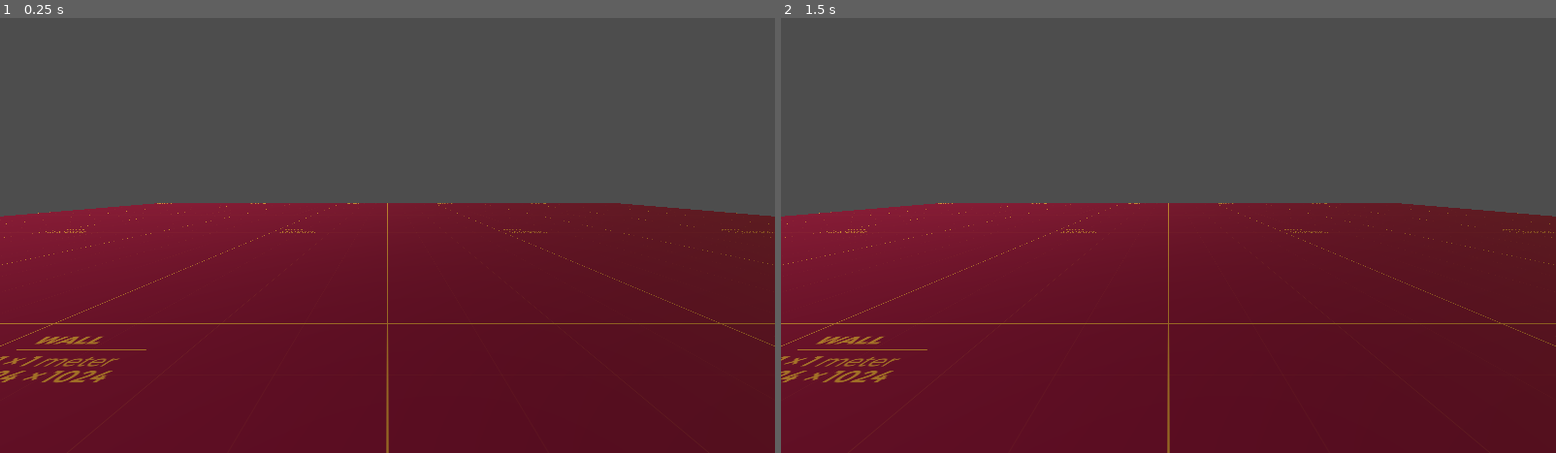
Above: before the commit, frames 1-2 (left to right).
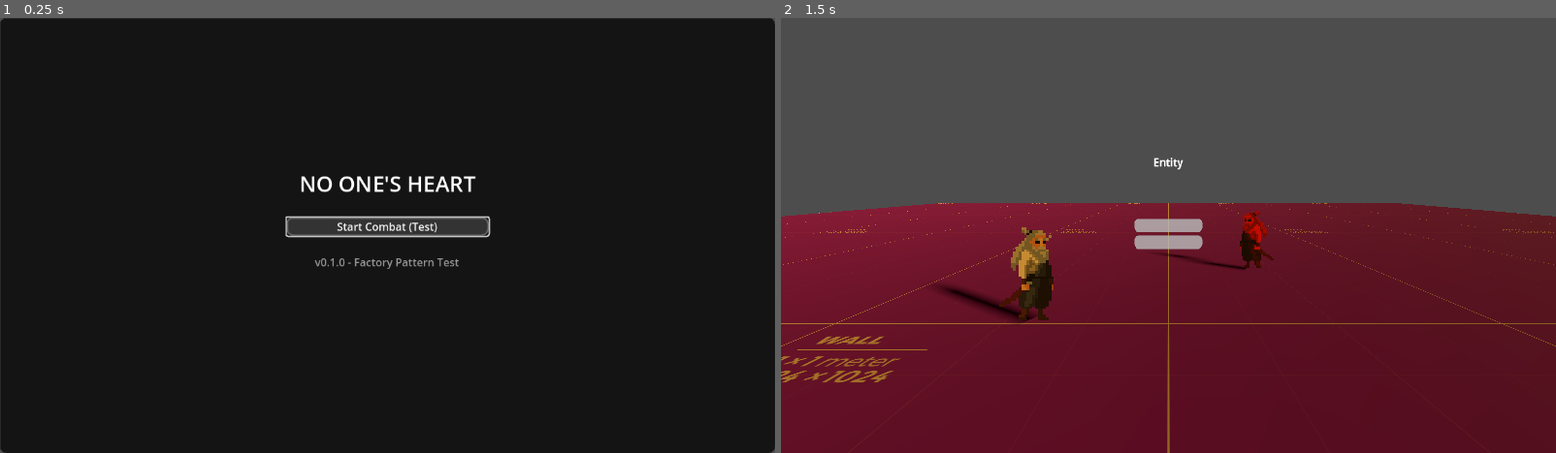
Above: after the commit, the same moments.

Repository: manuoyaregui/NOH
Game: Godot game, scene res://scenes/MainMenu.tscn
The game is run twice, just before and just after one commit, with the same random seed, the same clock (stepped at 60 frames per second) and the same inputs. Before the commit the project starts from res://scenes/Combat.tscn.
Inputs (mouse positions are in pixels of both pictures, inside the frame that each line leads up to):
- Up to frame 1 (0.25 s): no input
- Up to frame 2 (1.5 s): click (1168, 226) at 0.5 s, where only the run after the commit has a clickable "Start Combat (Test)"; tap Enter at 1.25 s

The runs differ from the first frame. In frame 1, 100% of the frame differs, in the area x 0-100%, y 0-100%; in frame 2, 2.1%.

Commit message:
change main scene to main menu

Diff:
--- a/project.godot
+++ b/project.godot
@@ -11,7 +11,7 @@
 [application]
 
 config/name="No One's Heart"
-run/main_scene="res://scenes/Combat.tscn"
+run/main_scene="res://scenes/MainMenu.tscn"
 config/features=PackedStringArray("4.4")
 
 [importer_defaults]
